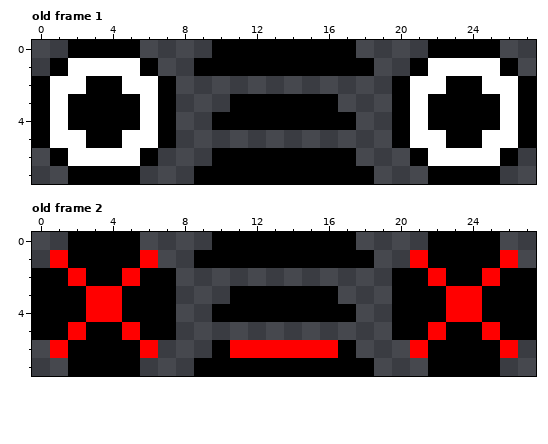
Pixel-art file -- aseprite/dead.aseprite. The picture above is the old version.
28x8 pixels, 2 frames. Shown: old frame 1, old frame 2. The commit also changed other frames, which this record leaves out.
Now the later version:
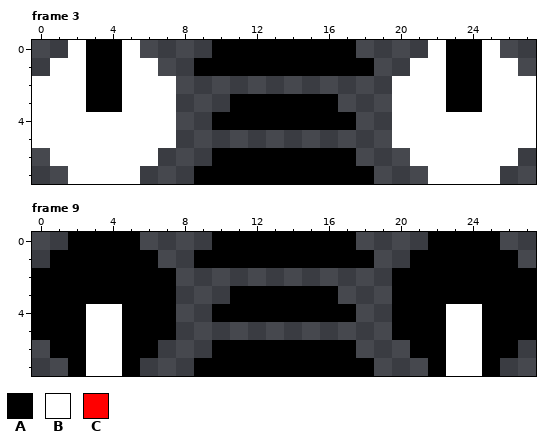
Palette (. is transparent): A #000000  B #ffffff  C #ff0000
A new or re-ordered frame is compared with the old frame closest to it.
Difference:
frames 2 -> 15
layer "Lunar Eyes" added
layer "Background" now hidden
layer "Eyes" now hidden
--- frame 3 is new; against old frame 1
@@ x 0..27 @@
-0 ..AAAA....AAAAAAAA....AAAA..
-1 .ABBBBA..AAAAAAAAAA..ABBBBA.
-2 ABBAABBA............ABBAABBA
-3 ABAAAABA...AAAAAA...ABAAAABA
-4 ABAAAABA..AAAAAAAA..ABAAAABA
-5 ABBAABBA............ABBAABBA
-6 .ABBBBA...AAAAAAAA...ABBBBA.
-7 ..AAAA...AAAAAAAAAA...AAAA..
+0 ..BAAB....AAAAAAAA....BAAB..
+1 .BBAABB..AAAAAAAAAA..BBAABB.
+2 BBBAABBB............BBBAABBB
+3 BBBAABBB...AAAAAA...BBBAABBB
+4 BBBBBBBB..AAAAAAAA..BBBBBBBB
+5 BBBBBBBB............BBBBBBBB
+6 .BBBBBB...AAAAAAAA...BBBBBB.
+7 ..BBBB...AAAAAAAAAA...BBBB..
--- frame 9 is new; against old frame 2
@@ x 0..27 @@
 0 ..AAAA....AAAAAAAA....AAAA..
-1 .CAAAAC..AAAAAAAAAA..CAAAAC.
-2 AACAACAA............AACAACAA
-3 AAACCAAA...AAAAAA...AAACCAAA
-4 AAACCAAA..AAAAAAAA..AAACCAAA
-5 AACAACAA............AACAACAA
-6 .CAAAAC...ACCCCCCA...CAAAAC.
-7 ..AAAA...AAAAAAAAAA...AAAA..
+1 .AAAAAA..AAAAAAAAAA..AAAAAA.
+2 AAAAAAAA............AAAAAAAA
+3 AAAAAAAA...AAAAAA...AAAAAAAA
+4 AAABBAAA..AAAAAAAA..AAABBAAA
+5 AAABBAAA............AAABBAAA
+6 .AABBAA...AAAAAAAA...AABBAA.
+7 ..ABBA...AAAAAAAAAA...ABBA..
Pixel boxes of the changes (left, top, right, bottom) in both pictures:
changed: (32, 40, 176, 184)
changed: (392, 40, 536, 184)
changed: (50, 250, 338, 376)
changed: (410, 250, 518, 376)
